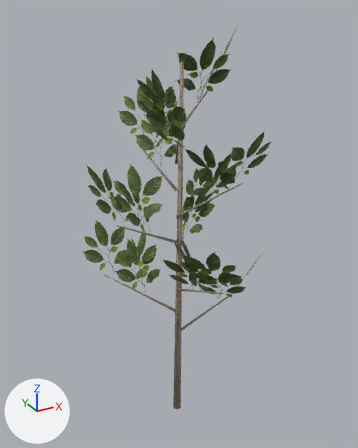
The glTF model public/walk/models/generated_sapling.glb as it was, and as the next commit left it.
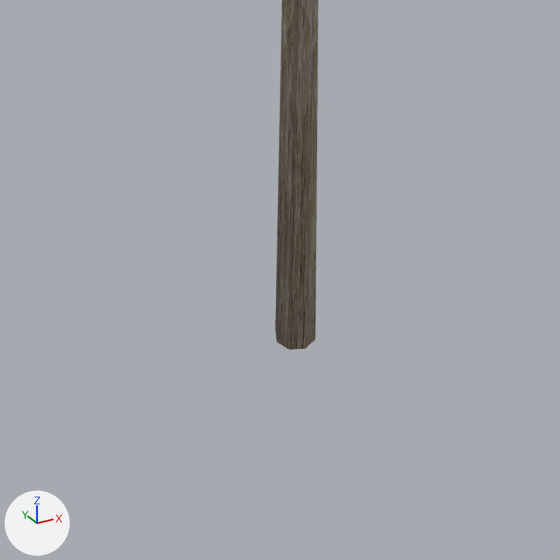
Old and new are each drawn whole from a 50 mm lens placed at (-1.33, -2.45, 2.67), pointed at (0.03, 0.02, 1.44) and again close up on the part from 34% to 63% of the width and 77% to 100% of the height. Arrows for +X, +Y and +Z are at lower left; the lights stay in place. The older version's two pictures come first. Where no turn or scale is listed for an object, it has been applied to the vertices.

The first close-up shows 'Trunk'.
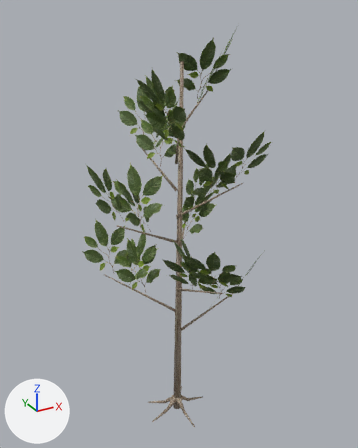
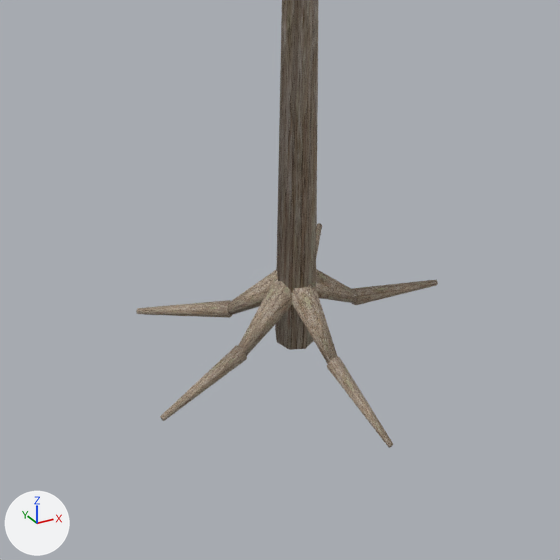
Where the newer file only moved an object's origin or applied its transform, the numbers keep the older frame.

What differs and where, as boxes (x1, y1, x2, y2) in the close-ups (560 x 560 px):
'Root flare 4', added (brown): after (238, 277, 292, 356)
'Root flare 2', added (brown): after (292, 282, 338, 364)
'Root tip 4', added (brown): after (160, 345, 247, 421)
'Root tip 2', added (brown): after (327, 357, 393, 448)
'Root tip 1', added (brown): after (136, 300, 232, 318)
'Root tip 0', added (brown): after (352, 280, 438, 305)
'Root flare 1', added (brown): after (228, 270, 277, 315)
'Root flare 0', added (brown): after (316, 269, 357, 303)

Diff of the bpy script that builds the scene:
```diff
--- a/public/walk/models/generated_sapling.glb.py
+++ b/public/walk/models/generated_sapling.glb.py
@@ me_cone_010 @@
+me_cone_010.from_pydata(...)  # 16 vertices, 28 faces; spans x -0.0651..0.0672, y -0.0151..0.0222, z -0.0202..0.0272
+me_cone_010.materials.append(mat_reconstructed_bark)  # picture img_bark
@@ me_cone_008_1 @@
+me_cone_008_1.from_pydata(...)  # 16 vertices, 28 faces; spans x -0.0483..0.0426, y -0.0583..0.0539, z -0.0202..0.0272
+me_cone_008_1.materials.append(mat_reconstructed_bark)  # picture img_bark
@@ me_cone_006_1 @@
+me_cone_006_1.from_pydata(...)  # 16 vertices, 28 faces; spans x -0.0166..0.0095, y -0.0657..0.0674, z -0.0202..0.0272
+me_cone_006_1.materials.append(mat_reconstructed_bark)  # picture img_bark
@@ me_cone_004_1 @@
+me_cone_004_1.from_pydata(...)  # 16 vertices, 28 faces; spans x -0.0505..0.0554, y -0.052..0.0467, z -0.0202..0.0272
+me_cone_004_1.materials.append(mat_reconstructed_bark)  # picture img_bark
@@ me_cone_002_1 @@
+me_cone_002_1.from_pydata(...)  # 16 vertices, 28 faces; spans x -0.0677..0.0659, y -0.011..0.011, z -0.0202..0.0272
+me_cone_002_1.materials.append(mat_reconstructed_bark)  # picture img_bark
@@ me_cone_009_1 @@
+me_cone_009_1.from_pydata(...)  # 16 vertices, 28 faces; spans x -0.0494..0.0588, y -0.0158..0.0305, z -0.0437..0.0552
+me_cone_009_1.materials.append(mat_reconstructed_bark)  # picture img_bark
@@ me_cone_005_1 @@
+me_cone_005_1.from_pydata(...)  # 16 vertices, 28 faces; spans x -0.0268..0.019, y -0.05..0.0595, z -0.0437..0.0552
+me_cone_005_1.materials.append(mat_reconstructed_bark)  # picture img_bark
@@ me_cone_003_1 @@
+me_cone_003_1.from_pydata(...)  # 16 vertices, 28 faces; spans x -0.0397..0.0518, y -0.0494..0.0371, z -0.0437..0.0552
+me_cone_003_1.materials.append(mat_reconstructed_bark)  # picture img_bark
@@ me_cone_001_1 @@
+me_cone_001_1.from_pydata(...)  # 16 vertices, 28 faces; spans x -0.0597..0.0502, y -0.023..0.023, z -0.0437..0.0552
+me_cone_001_1.materials.append(mat_reconstructed_bark)  # picture img_bark
@@ ob_root_tip_4 @@
+ob_root_tip_4 = bpy.data.objects.new('Root tip 4', me_cone_010)
+ob_root_tip_4.location = (-0.153, -0.027, 0.009)
@@ ob_root_tip_3 @@
+ob_root_tip_3 = bpy.data.objects.new('Root tip 3', me_cone_008_1)
+ob_root_tip_3.location = (0.094, 0.123, 0.009)
@@ ob_root_tip_2 @@
+ob_root_tip_2 = bpy.data.objects.new('Root tip 2', me_cone_006_1)
+ob_root_tip_2.location = (0.014, -0.154, 0.009)
@@ ob_root_tip_1 @@
+ob_root_tip_1 = bpy.data.objects.new('Root tip 1', me_cone_004_1)
+ob_root_tip_1.location = (-0.114, 0.105, 0.009)
@@ ob_root_tip_0 @@
+ob_root_tip_0 = bpy.data.objects.new('Root tip 0', me_cone_002_1)
+ob_root_tip_0.location = (0.155, 0.0, 0.009)
@@ ob_root_flare_4 @@
+ob_root_flare_4 = bpy.data.objects.new('Root flare 4', me_cone_009_1)
+ob_root_flare_4.location = (-0.044, -0.008, 0.062)
@@ ob_root_flare_2 @@
+ob_root_flare_2 = bpy.data.objects.new('Root flare 2', me_cone_005_1)
+ob_root_flare_2.location = (0.004, -0.045, 0.062)
@@ ob_root_flare_1 @@
+ob_root_flare_1 = bpy.data.objects.new('Root flare 1', me_cone_003_1)
+ob_root_flare_1.location = (-0.033, 0.03, 0.062)
@@ ob_root_flare_0 @@
+ob_root_flare_0 = bpy.data.objects.new('Root flare 0', me_cone_001_1)
+ob_root_flare_0.location = (0.045, 0.0, 0.062)
```
